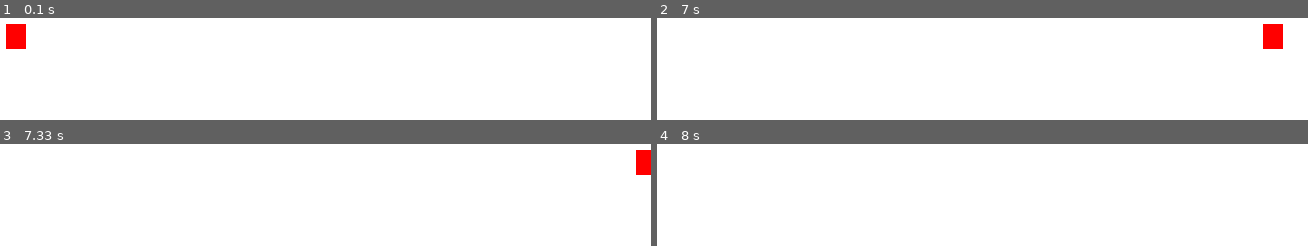
Above: before the commit, frames 1-4 (two rows, left to right).
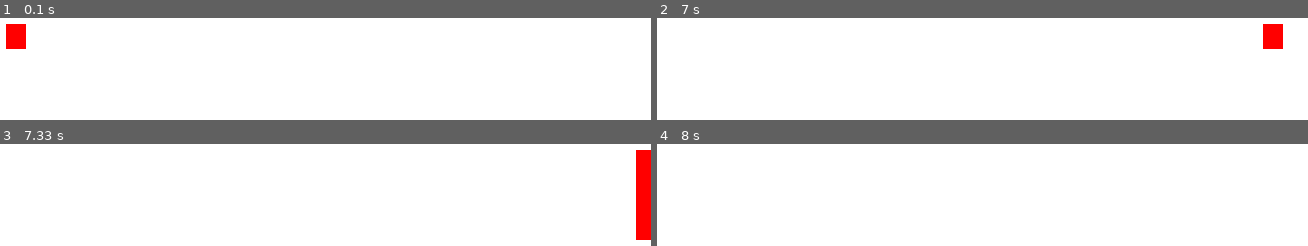
Above: after the commit, the same moments.

Repository: dc-turnbullo/turnbullo-python-classwork
Game: pygame game, started from pygame_practice/pygameclasstest.py
Two runs of this game, one before a commit and one after it. Both use one fixed random seed, a clock stepped at 60 frames per second and the inputs below.
Inputs (mouse positions are in pixels of both pictures, inside the frame that each line leads up to):
- Up to frame 1 (0.1 s): no input
- Up to frame 2 (7 s): click (outside the picture) at 0.38 s; click (outside the picture) at 0.72 s; click (741, 113) at 1.05 s; click (outside the picture) at 1.38 s; click (975, 40) at 1.72 s; click (outside the picture) at 2.05 s; click (936, 105) at 2.38 s; click (858, 91) at 2.72 s; click (outside the picture) at 3.05 s; click (outside the picture) at 3.38 s; click (1106, 103) at 3.72 s; click (754, 95) at 4.05 s; click (outside the picture) at 4.38 s; click (outside the picture) at 4.72 s; click (outside the picture) at 5.05 s; click (outside the picture) at 5.38 s; click (845, 43) at 5.72 s; click (outside the picture) at 6.05 s; click (787, 67) at 6.38 s; click (outside the picture) at 6.72 s
- Up to frame 3 (7.33 s): click (260, 178) at 7.05 s
- Up to frame 4 (8 s): click (outside the picture) at 7.38 s

Frames 1-2 are identical in both runs. In frame 3, 1.5% of the frame differs, in the area x 97-100%, y 30-95%; in frame 4, nothing differs.

Commit message:
broke something again idk

Diff:
--- a/pygame_practice/pygameclasstest.py
+++ b/pygame_practice/pygameclasstest.py
@@ -30,6 +30,7 @@
     if rtx >= 680 or rtx <= 0:
         movement = movement * -1
         brx += 5
+        bry += 5
         if movement < 0:
             movement -=1
         else:
@@ -37,6 +38,7 @@
     if rty <=0 or rty >= 390:
         movementy *= -1
         bry += 5
+        brx +=5
         if movementy < 0:
             movementy -=1
         else:
